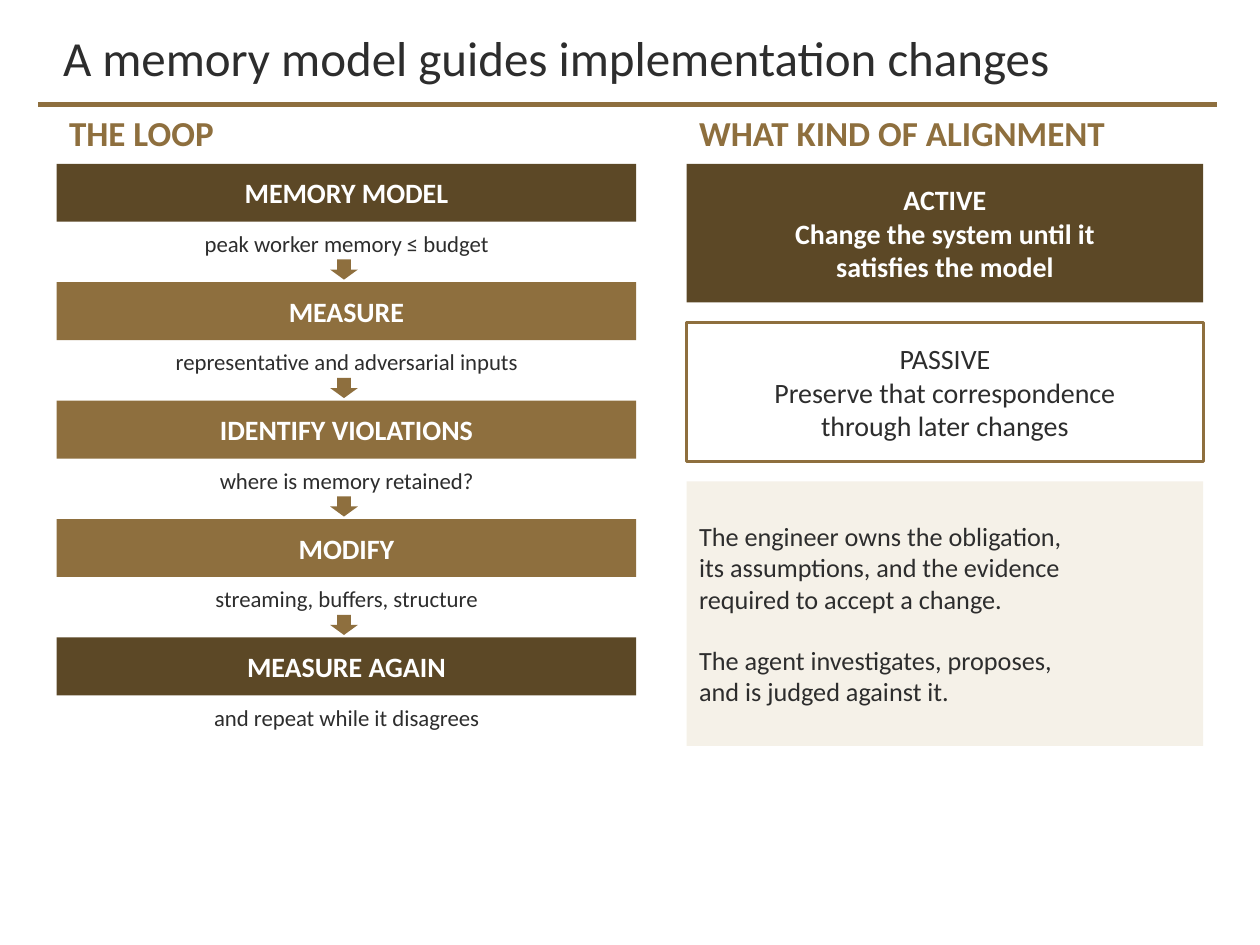
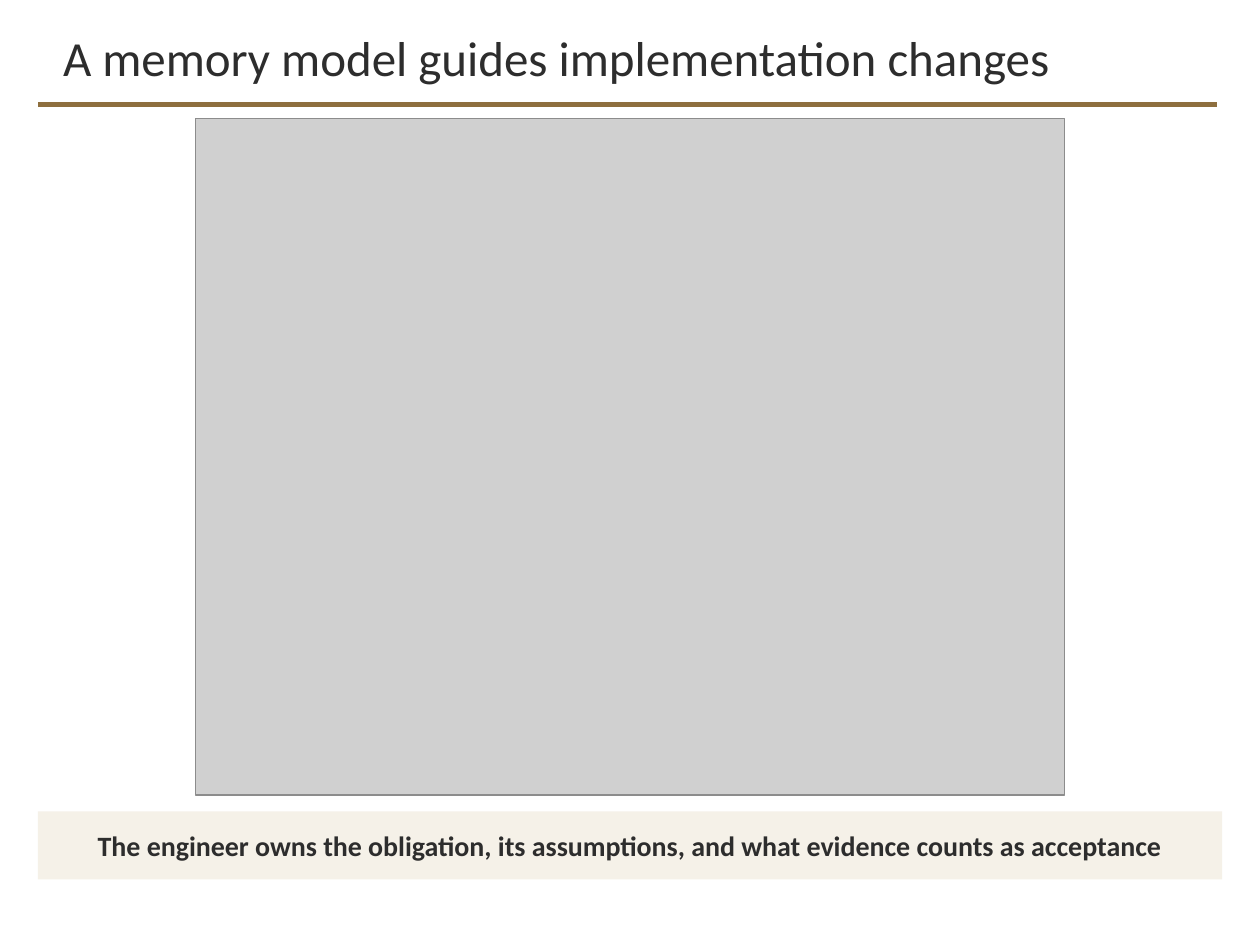
Before and after one commit to davisjam/model-based-agentic-software-engineering, a slide deck: slide 37 of course/lectures/act-3-software-in-the-world/04-performance-and-reliability/3-4-Performance-and-Reliability-1-Performance-Engineering.pptx. Drawn at 1260x945 pixels with LibreOffice and Linux fonts; fonts in the diff are those of the drawing; grey boxes stand for pictures; background and template pictures are left out. Boxes give left, top, right and bottom in pixels: in the first picture for what was removed or moved away, otherwise in the second. Text is boxed around its words. In the diff, an @@ line names an element or a change of style, - is before the commit and + after.

```diff
--- a/course/lectures/act-3-software-in-the-world/04-performance-and-reliability/3-4-Performance-and-Reliability-1-Performance-Engineering.pptx
+++ b/course/lectures/act-3-software-in-the-world/04-performance-and-reliability/3-4-Performance-and-Reliability-1-Performance-Engineering.pptx
@@ picture added at [195, 118, 1065, 795] @@
@@ text removed at [69, 123, 213, 147] @@
-THE LOOP
@@ text removed at [699, 123, 1105, 147] @@
-WHAT KIND OF ALIGNMENT
@@ rectangle removed at [57, 164, 636, 222] @@
-MEMORY MODEL
@@ rectangle removed at [687, 164, 1203, 302] @@
-ACTIVE
-Change the system until it
-satisfies the model
@@ text removed at [205, 236, 488, 256] @@
-peak worker memory ≤ budget
@@ down arrow removed at [330, 260, 358, 280] @@
@@ rectangle removed at [57, 282, 636, 340] @@
-MEASURE
@@ rectangle removed at [687, 323, 1203, 461] @@
-PASSIVE
-Preserve that correspondence
-through later changes
@@ text removed at [176, 354, 517, 374] @@
-representative and adversarial inputs
@@ down arrow removed at [330, 378, 358, 398] @@
@@ rectangle removed at [57, 401, 636, 459] @@
-IDENTIFY VIOLATIONS
@@ text removed at [220, 473, 473, 493] @@
-where is memory retained?
@@ down arrow removed at [330, 496, 358, 517] @@
@@ rectangle removed at [687, 481, 1203, 746] @@
-The engineer owns the obligation,
-its assumptions, and the evidence
-required to accept a change.
-The agent investigates, proposes,
-and is judged against it.
@@ rectangle removed at [57, 519, 636, 577] @@
-MODIFY
@@ text removed at [215, 591, 477, 611] @@
-streaming, buffers, structure
@@ down arrow removed at [330, 615, 358, 635] @@
@@ rectangle removed at [57, 638, 636, 696] @@
-MEASURE AGAIN
@@ text removed at [214, 710, 479, 730] @@
-and repeat while it disagrees
@@ rectangle added at [38, 811, 1222, 879], fill #F5F1E8, 16 pt, text #2D2D2D, bold @@
+The engineer owns the obligation, its assumptions, and what evidence counts as acceptance
```
